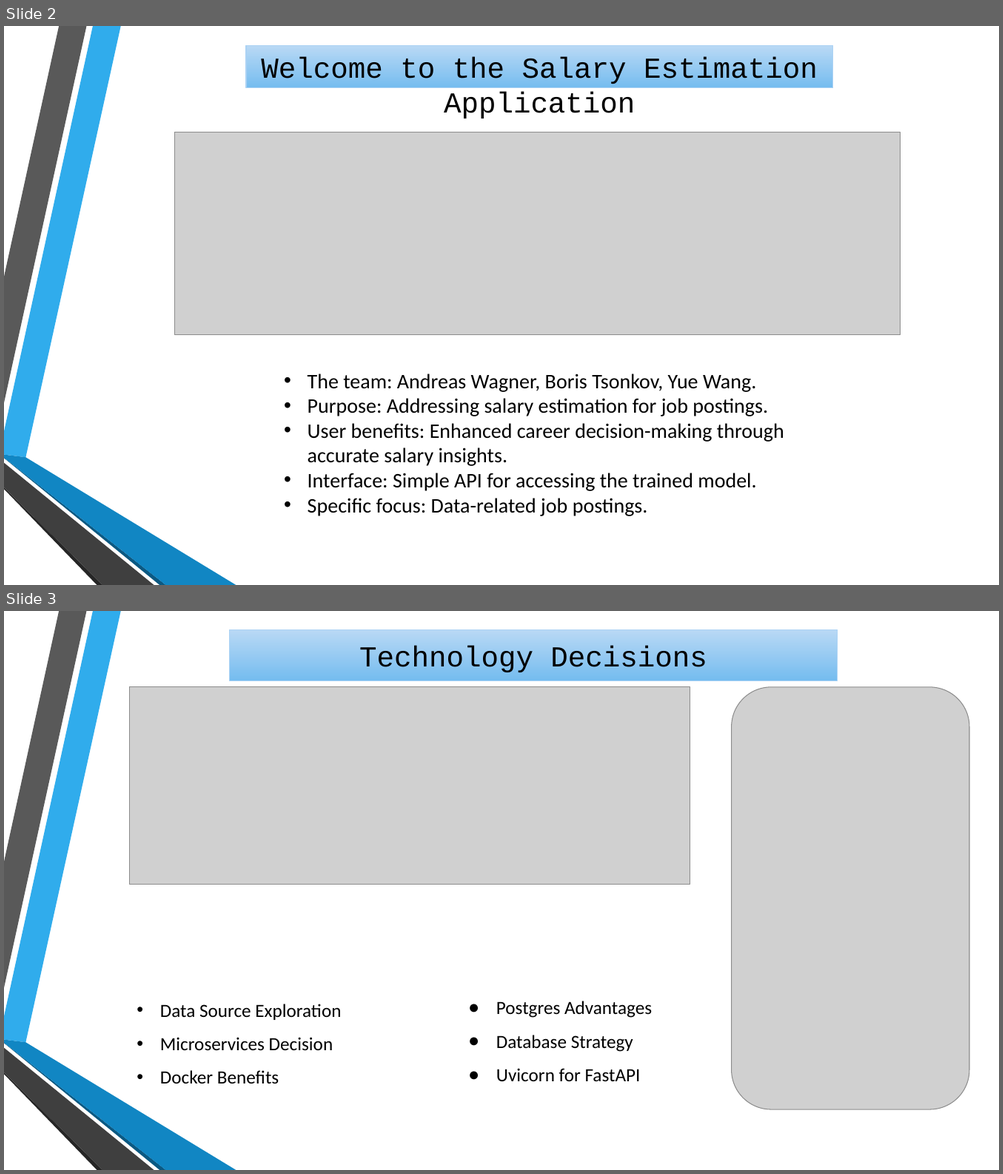
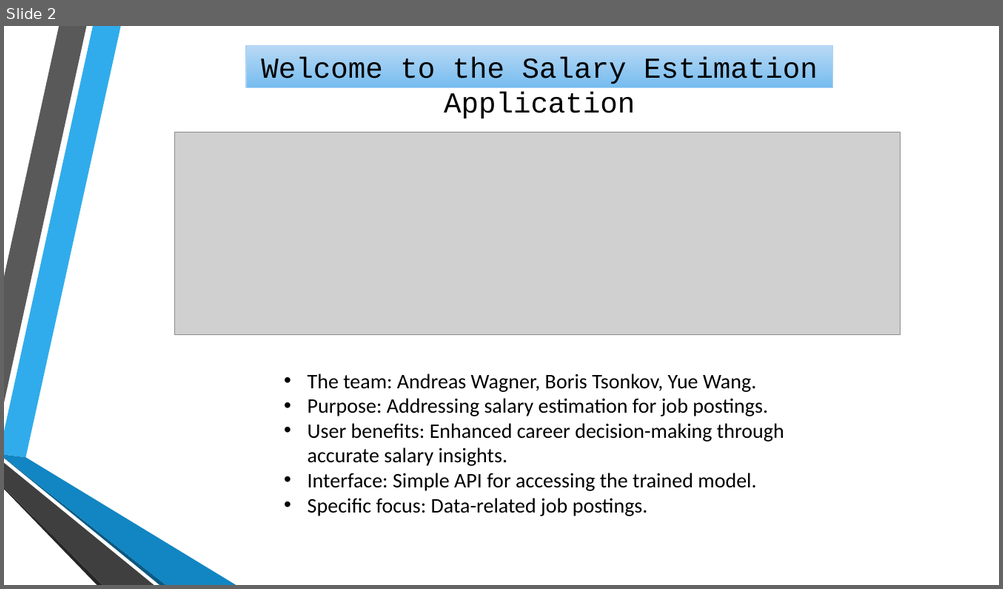
Before and after one commit to mygitbob/feb24_project_job-market, a slide deck: report/Salary_Estimation_App_Development_Report_latest.pptx. Shown one above the other, each under a label of ours: slides 2 and 3 before the commit, slide 2 after it. The pictures are 1003x1174 and 1003x589 pixels, drawn with LibreOffice and Linux fonts; fonts in the diff are those of the drawing; grey boxes stand for pictures; background and template pictures are left out. Boxes give left, top, right and bottom in pixels: in the first picture for what was removed or moved away, otherwise in the second. Text is boxed around its words. In the diff, an @@ line names an element or a change of style, - is before the commit and + after.

```diff
--- a/report/Salary_Estimation_App_Development_Report_latest.pptx
+++ b/report/Salary_Estimation_App_Development_Report_latest.pptx
@@ slide 3 removed at [4,611,999,1170], background picture (left out); not listed: 6 template elements that a slide beside it also shows @@
@@ title removed at [229,629,836,681] @@
-Technology Decisions
@@ picture removed at [129,687,690,884] @@
@@ picture removed at [731,687,970,1111] @@
@@ text removed at [160,1004,341,1084] @@
-• Data Source Exploration
-• Microservices Decision
-• Docker Benefits
@@ text removed at [496,1001,652,1082] @@
-● Postgres Advantages
-● Database Strategy
-● Uvicorn for FastAPI
```
Also in this commit, not shown: 1 slide changed, 1 slide added.
